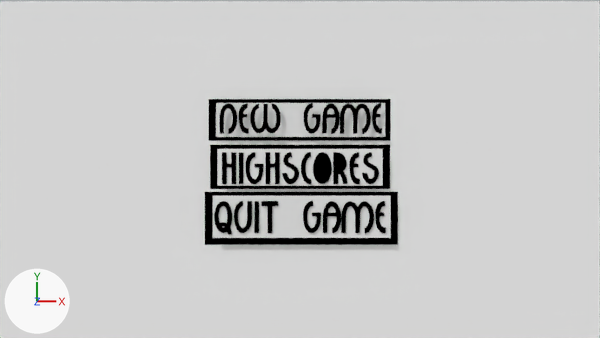
A saved change to the Blender file startmenu.blend.
Camera for both pictures: the file's camera 'Camera'. Lighting does not change. The marker at lower left points along +X, +Y and +Z. Text is drawn in Blender's own font.

Before the edit, the objects in view are built like this:
```python
ob_highscores = bpy.data.objects.new('highscores', me_plane_001)
ob_highscores.location = (0.038, 0.064, 5.581)
ob_highscores.scale = (1.01, 0.225, 1.13)
ob_plane_002 = bpy.data.objects.new('Plane.002', me_plane_002)
ob_plane_002.parent = ob_new_game
ob_plane_002.location = (0.0456, 0.638, 5.514)
ob_plane_002.scale = (1.1, 0.222, 1.32)
ob_quit_game = bpy.data.objects.new('quit game', me_plane_003)
ob_quit_game.location = (0.057, -0.54, 5.576)
ob_quit_game.scale = (1.08, 0.258, 1.12)
ob_text_000 = bpy.data.objects.new('Text.000', me_mesh)
ob_text_000.parent = ob_new_game
ob_text_000.location = (-1.022, 0.463, 5.595)
ob_text_000.rotation_euler = (0.0, 0.0, -6.283)  # degrees (0, 0, -360)
ob_text_000.scale = (0.535, 0.535, 0.575)
ob_text_001 = bpy.data.objects.new('Text.001', me_mesh_001)
ob_text_001.parent = ob_highscores
ob_text_001.location = (-0.927, -0.142, 5.595)
ob_text_001.rotation_euler = (0.0, 0.0, -6.283)  # degrees (0, 0, -360)
ob_text_001.scale = (0.529, 0.529, 6.0)
# also in view: 'Plane.006' at (0.05, -0.56, 5.46); 'Plane.005' at (0.04, 0.07, 5.46); 'Text.002' at (0.04, -0.55, 5.59); 'new game' at (0.03, 0.64, 5.46); 'Plane' at (0.0, -0.01, 5.46)
```
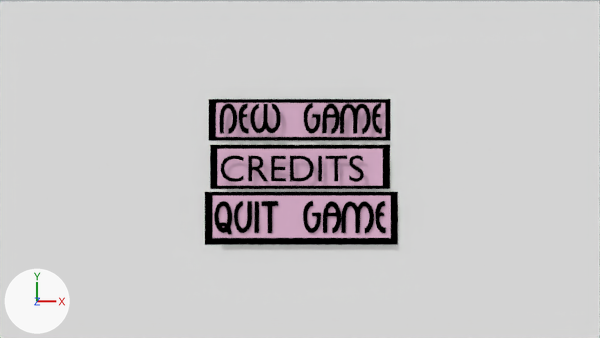
Commit message: credits with shitty menu text

What changed in the scene script:
```text
Change mat_material_002:
    mat_material_002.base_color: (0.748, 0.748, 0.748) -> (0.748, 0.463, 0.636)  # light grey #e0e0e0 -> pink #e0b5d1
Add txt_credits:
    txt_credits = bpy.data.curves.new('credits', 'FONT')
    txt_credits.body = 'CREDITS'
    txt_credits.materials.append(mat_material_004)  # black #000000
    txt_credits.bevel_factor_end = 0.0
    txt_credits.size = 0.46
Change ob_text_001:
    ob_text_001: bpy.data.objects.new('Text.001', me_mesh_001) -> bpy.data.objects.new('Text.001', txt_credits)
    ob_text_001.location: (-0.927, -0.142, 5.595) -> (-0.952, -0.11, 5.651)
    ob_text_001.scale: (0.529, 0.529, 6.0) -> (1.0, 1.0, 1.0)
```

Where the change shows, as pixel boxes (x1, y1, x2, y2) in the pictures (600 x 338 px):
'highscores', recoloured (white to pink)
    both: (217, 149, 383, 186)
'quit game', recoloured (grey to pink)
    both: (213, 196, 391, 238)
'Plane.002', recoloured (grey to pink)
    both: (216, 103, 385, 137)
'Text.001', reshaped, moved, rescaled (9% narrower, 15% shorter)
    before: (222, 152, 379, 184)
    after: (221, 155, 364, 182)
